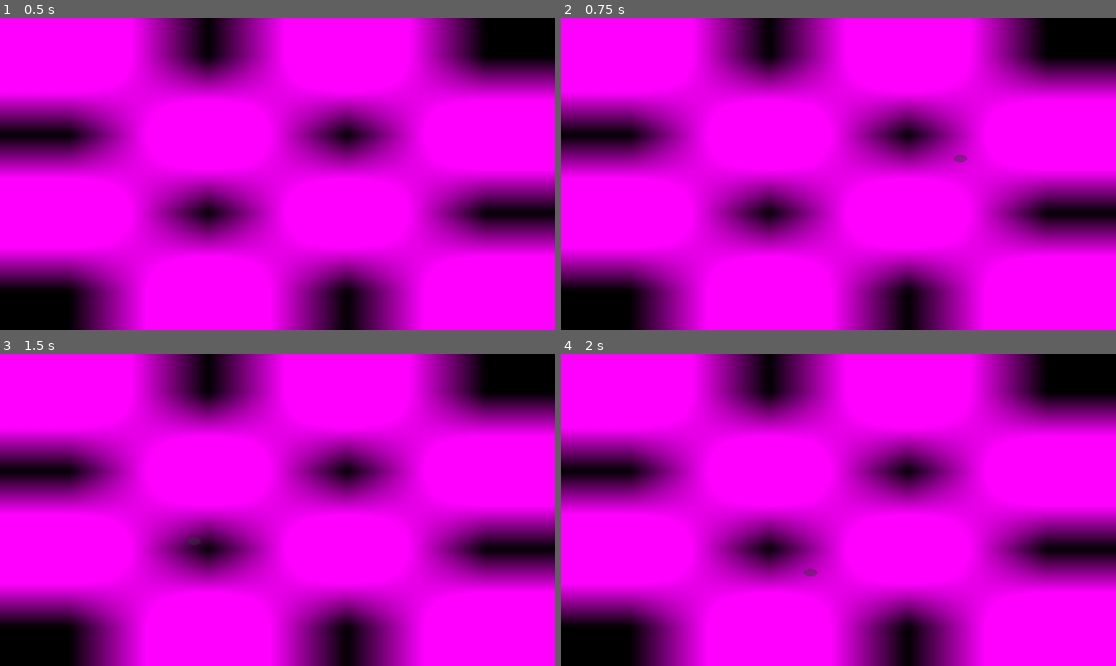
Above: before the commit, frames 1-4 (two rows, left to right).
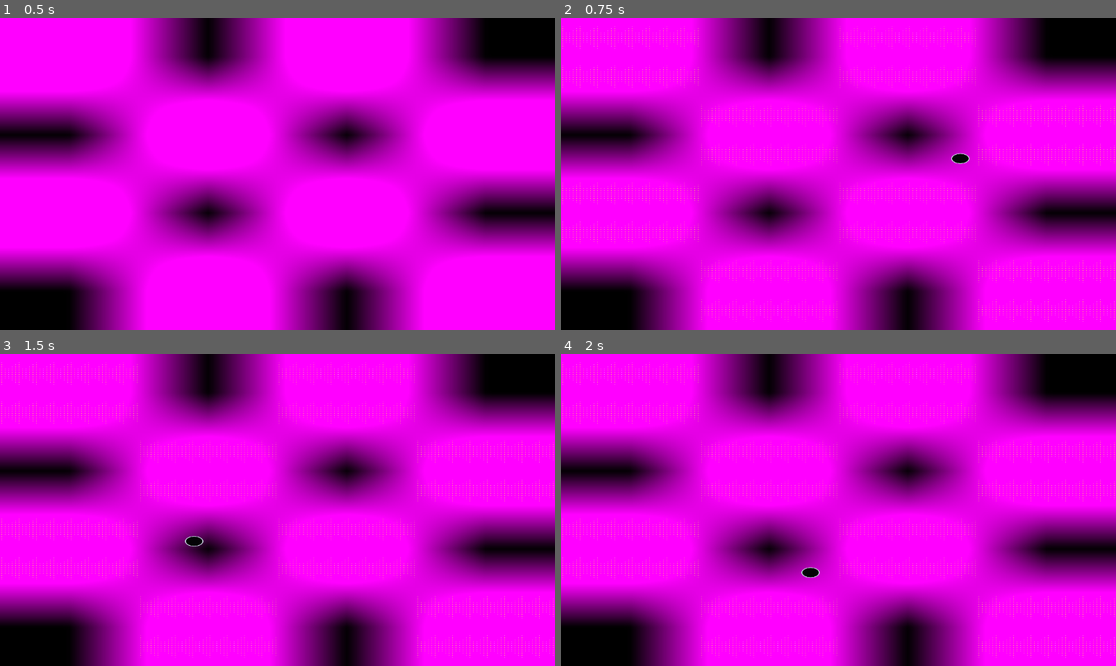
Above: after the commit, the same moments.

Repository: solaymanehimite/fluid-simulation
Game: Godot game, scene res://simulation.tscn
Same seed, same stepped clock (60 frames per second), same inputs: the game is played once before the commit and once after it.
Inputs (mouse positions are in pixels of both pictures, inside the frame that each line leads up to):
- Up to frame 1 (0.5 s): no input
- Up to frame 2 (0.75 s): tap Enter at 0.5 s; move the mouse to (960, 158) at 0.52 s; hold D from 0.53 s (still down); tap T at 0.6 s; click (960, 158) at 0.67 s
- Up to frame 3 (1.5 s): release D at 1.25 s; tap Space at 1.25 s; drag from (166, 525) to (249, 572) at 1.27 s
- Up to frame 4 (2 s): no input

Frame 1 is identical in both runs. In frame 2, 2.0% of the frame differs, in the area x 0-100%, y 2-98%; in frame 3, 2.0%; in frame 4, 2.0%.

Commit message:
Add interactive vortex test mode

Diff:
--- a/scripts/simulation.gd
+++ b/scripts/simulation.gd
@@ -11,6 +11,8 @@
 @export var enable_pressure_projection := false
 @export_range(0.0, 1.0, 0.05) var boundary_restitution := 1.0
 @export_range(0.0, 10.0, 0.1) var dye_dissipation := 0.5
+@export_range(0.5, 16.0, 0.5) var test_obstacle_radius := 2.5
+@export_range(0.0, 100.0, 0.5) var test_inflow_speed := 8.0
 
 var divergence_texture: Texture2DRD
 var velocity_texture: Texture2DRD
@@ -26,11 +28,14 @@
 var mouse_impulse := Vector2.ZERO
 var mouse_direction := Vector2.ZERO
 var mouse_is_down := false
+var vortex_test_enabled := false
 
 # These resources are accessed on Godot's render thread after initialization.
 var rd: RenderingDevice
 var injection_shader_rid: RID
 var injection_pipeline_rid: RID
+var inflow_shader_rid: RID
+var inflow_pipeline_rid: RID
 var velocity_visualize_shader_rid: RID
 var velocity_visualize_pipeline_rid: RID
 var divergence_shader_rid: RID
@@ -58,6 +63,7 @@
 var copy_input_set_rid: RID
 var copy_output_set_rid: RID
 var injection_uniform_set_rid: RID
+var inflow_uniform_set_rid: RID
 var velocity_visualize_uniform_set_rid: RID
 var divergence_texture_rid: RID
 var velocity_texture_rid: RID
@@ -94,6 +100,7 @@
 	screen_material.set_shader_parameter(&"show_arrows", arrows_enabled)
 	screen_material.set_shader_parameter(&"show_divergence", divergence_enabled)
 	_update_brush_visual()
+	_update_test_visual()
 
 	# These resources are shared with the canvas renderer, so create them on
 	# the render thread and use the main RenderingDevice.
@@ -111,15 +118,30 @@
 			if screen_material:
 				screen_material.set_shader_parameter(&"show_divergence", divergence_enabled)
 			return
+		if event.keycode == KEY_T:
+			vortex_test_enabled = not vortex_test_enabled
+			arrows_enabled = vortex_test_enabled
+			if screen_material:
+				screen_material.set_shader_parameter(&"show_arrows", arrows_enabled)
+			_update_test_visual()
+			return
 
 	if event is InputEventMouseButton:
 		if event.button_index == MOUSE_BUTTON_WHEEL_UP:
-			mouse_brush_radius = min(mouse_brush_radius + 0.5, 32.0)
-			_update_brush_visual()
+			if vortex_test_enabled:
+				test_obstacle_radius = min(test_obstacle_radius + 0.5, 16.0)
+				_update_test_visual()
+			else:
+				mouse_brush_radius = min(mouse_brush_radius + 0.5, 32.0)
+				_update_brush_visual()
 			return
 		if event.button_index == MOUSE_BUTTON_WHEEL_DOWN:
-			mouse_brush_radius = max(mouse_brush_radius - 0.5, 0.5)
-			_update_brush_visual()
+			if vortex_test_enabled:
+				test_obstacle_radius = max(test_obstacle_radius - 0.5, 0.5)
+				_update_test_visual()
+			else:
+				mouse_brush_radius = max(mouse_brush_radius - 0.5, 0.5)
+				_update_brush_visual()
 			return
 		if event.button_index == MOUSE_BUTTON_LEFT:
 			mouse_uv = _screen_to_uv(event.position)
@@ -161,9 +183,21 @@
 		return
 	screen_material.set_shader_parameter(&"brush_position", mouse_uv)
 	screen_material.set_shader_parameter(&"brush_radius", mouse_brush_radius)
-	screen_material.set_shader_parameter(&"show_brush", brush_visible)
+	screen_material.set_shader_parameter(&"show_brush", brush_visible and not vortex_test_enabled)
+
+func _update_test_visual() -> void:
+	if not screen_material:
+		return
+	screen_material.set_shader_parameter(&"obstacle_enabled", vortex_test_enabled)
+	screen_material.set_shader_parameter(&"obstacle_position", mouse_uv)
+	screen_material.set_shader_parameter(
+		&"obstacle_radius", test_obstacle_radius / float(max(width, height))
+	)
+	_update_brush_visual()
 
 func _process(delta: float) -> void:
+	if vortex_test_enabled:
+		_update_test_visual()
 	var position := mouse_grid_position
 	# Keep applying the last drag direction while the button is held. This
 	# makes the cursor act like a continuous force instead of a one-frame kick.
@@ -173,7 +207,7 @@
 	var active := mouse_is_down
 	mouse_impulse = Vector2.ZERO
 	RenderingServer.call_on_render_thread(
-		_render_process.bind(position, impulse, active, delta * advection_time_scale)
+		_render_process.bind(position, impulse, active, delta * advection_time_scale, vortex_test_enabled, mouse_uv)
 	)
 
 func _initialize_compute_code() -> void:
@@ -205,6 +239,10 @@
 	var injection_file := load("res://shaders/compute/inject_velocity.glsl") as RDShaderFile
 	injection_shader_rid = rd.shader_create_from_spirv(injection_file.get_spirv())
 	injection_pipeline_rid = rd.compute_pipeline_create(injection_shader_rid)
+
+	var inflow_file := load("res://shaders/compute/inject_inflow.glsl") as RDShaderFile
+	inflow_shader_rid = rd.shader_create_from_spirv(inflow_file.get_spirv())
+	inflow_pipeline_rid = rd.compute_pipeline_create(inflow_shader_rid)
 
 	var velocity_visualize_file := load("res://shaders/compute/velocity_visualize.glsl") as RDShaderFile
 	velocity_visualize_shader_rid = rd.shader_create_from_spirv(velocity_visualize_file.get_spirv())
@@ -269,6 +307,12 @@
 		[injection_horiz, injection_vert], injection_shader_rid, 0
 	)
 
+	var inflow_horiz := RDUniform.new()
+	inflow_horiz.uniform_type = RenderingDevice.UNIFORM_TYPE_STORAGE_BUFFER
+	inflow_horiz.binding = 0
+	inflow_horiz.add_id(horizontal_buffer)
+	inflow_uniform_set_rid = rd.uniform_set_create([inflow_horiz], inflow_shader_rid, 0)
+
 	var visual_horiz := RDUniform.new()
 	visual_horiz.uniform_type = RenderingDevice.UNIFORM_TYPE_STORAGE_BUFFER
 	visual_horiz.binding = 0
@@ -399,7 +443,10 @@
 		[pressure, horizontal, vertical], projection_shader_rid, 0
 	)
 
-func _render_process(position: Vector2, impulse: Vector2, active: bool, delta: float) -> void:
+func _render_process(
+	position: Vector2, impulse: Vector2, active: bool, delta: float,
+	test_enabled: bool, obstacle_uv: Vector2
+) -> void:
 	if not rd or not divergence_pipeline_rid.is_valid():
 		return
 
@@ -407,6 +454,12 @@
 	var boundary_constants := PackedInt32Array([width, height]).to_byte_array()
 	boundary_constants.append_array(
 		PackedFloat32Array([boundary_restitution, 0.0]).to_byte_array()
+	)
+	boundary_constants.append_array(
+		PackedFloat32Array([
+			obstacle_uv.x * width, obstacle_uv.y * height,
+			test_obstacle_radius, 1.0 if test_enabled else 0.0
+		]).to_byte_array()
 	)
 	var x_groups := (width - 1) / 8 + 1
 	var y_groups := (height - 1) / 8 + 1
@@ -438,9 +491,21 @@
 	rd.compute_list_dispatch(compute_list, advection_x_groups, advection_y_groups, 1)
 	rd.compute_list_add_barrier(compute_list)
 
-	# Pass 2: inject the held mouse direction into the velocity buffers.
+	# Test mode continuously feeds every row from the left boundary.
 	var injection_x_groups := width / 8 + 1
 	var injection_y_groups := height / 8 + 1
+	if test_enabled and inflow_pipeline_rid.is_valid():
+		var inflow_constants := PackedInt32Array([width, height]).to_byte_array()
+		inflow_constants.append_array(
+			PackedFloat32Array([test_inflow_speed, 0.0]).to_byte_array()
+		)
+		rd.compute_list_bind_compute_pipeline(compute_list, inflow_pipeline_rid)
+		rd.compute_list_bind_uniform_set(compute_list, inflow_uniform_set_rid, 0)
+		rd.compute_list_set_push_constant(compute_list, inflow_constants, 16)
+		rd.compute_list_dispatch(compute_list, injection_x_groups, injection_y_groups, 1)
+		rd.compute_list_add_barrier(compute_list)
+
+	# Pass 2: inject the held mouse direction into the velocity buffers.
 	if active and impulse.length_squared() > 0.000001 and injection_pipeline_rid.is_valid():
 		var mouse_constants := PackedFloat32Array([
 			position.x, position.y, mouse_brush_radius, mouse_max_velocity,
@@ -457,7 +522,7 @@
 	# Reflect velocities at the grid boundaries.
 	rd.compute_list_bind_compute_pipeline(compute_list, boundary_pipeline_rid)
 	rd.compute_list_bind_uniform_set(compute_list, boundary_uniform_set_rid, 0)
-	rd.compute_list_set_push_constant(compute_list, boundary_constants, 16)
+	rd.compute_list_set_push_constant(compute_list, boundary_constants, 32)
 	rd.compute_list_dispatch(compute_list, injection_x_groups, injection_y_groups, 1)
 	rd.compute_list_add_barrier(compute_list)
 
@@ -496,6 +561,21 @@
 		rd.compute_list_dispatch(compute_list, dye_x_groups, dye_y_groups, 1)
 		rd.compute_list_add_barrier(compute_list)
 
+	# In test mode, continuously paint dye at the inflow edge so vortices are visible.
+	if test_enabled and dye_inject_pipeline_rid.is_valid():
+		var inflow_dye_constants := PackedFloat32Array([
+			0.0, 0.0, 1.5, 2.0,
+			0.1, 0.55, 1.0, 0.8
+		])
+		var inflow_dye_set := dye_inject_a_set_rid if dye_is_a_current else dye_inject_b_set_rid
+		rd.compute_list_bind_compute_pipeline(compute_list, dye_inject_pipeline_rid)
+		rd.compute_list_bind_uniform_set(compute_list, inflow_dye_set, 0)
+		rd.compute_list_set_push_constant(
+			compute_list, inflow_dye_constants.to_byte_array(), inflow_dye_constants.size() * 4
+		)
+		rd.compute_list_dispatch(compute_list, dye_x_groups, dye_y_groups, 1)
+		rd.compute_list_add_barrier(compute_list)
+
 	# Pass 2: calculate divergence.
 	rd.compute_list_bind_compute_pipeline(compute_list, divergence_pipeline_rid)
 	rd.compute_list_bind_uniform_set(compute_list, divergence_uniform_set_rid, 0)
@@ -530,7 +610,7 @@
 		# Re-apply reflective boundaries after pressure projection.
 		rd.compute_list_bind_compute_pipeline(compute_list, boundary_pipeline_rid)
 		rd.compute_list_bind_uniform_set(compute_list, boundary_uniform_set_rid, 0)
-		rd.compute_list_set_push_constant(compute_list, boundary_constants, 16)
+		rd.compute_list_set_push_constant(compute_list, boundary_constants, 32)
 		rd.compute_list_dispatch(compute_list, injection_x_groups, injection_y_groups, 1)
 		rd.compute_list_add_barrier(compute_list)
 
@@ -593,17 +673,17 @@
 		dye_velocity_set_rid, dye_a_to_b_input_set_rid, dye_a_to_b_output_set_rid,
 		dye_b_to_a_input_set_rid, dye_b_to_a_output_set_rid,
 		dye_inject_a_set_rid, dye_inject_b_set_rid,
-		boundary_uniform_set_rid,
+		boundary_uniform_set_rid, inflow_uniform_set_rid,
 		horizontal_buffer, vertical_buffer, horizontal_scratch_buffer, vertical_scratch_buffer,
 		divergence_texture_rid, velocity_texture_rid, dye_texture_a_rid, dye_texture_b_rid,
 		pressure_texture_a_rid, pressure_texture_b_rid,
 		dye_advect_pipeline_rid, dye_inject_pipeline_rid, boundary_pipeline_rid,
 		advect_pipeline_rid, copy_pipeline_rid,
-		velocity_visualize_pipeline_rid, injection_pipeline_rid, divergence_pipeline_rid,
+		velocity_visualize_pipeline_rid, injection_pipeline_rid, inflow_pipeline_rid, divergence_pipeline_rid,
 		pressure_pipeline_rid, projection_pipeline_rid,
 		dye_advect_shader_rid, dye_inject_shader_rid, boundary_shader_rid,
 		advect_shader_rid, copy_shader_rid,
-		velocity_visualize_shader_rid, injection_shader_rid, divergence_shader_rid,
+		velocity_visualize_shader_rid, injection_shader_rid, inflow_shader_rid, divergence_shader_rid,
 		pressure_shader_rid, projection_shader_rid
 	]:
 		if resource.is_valid():
--- a/shaders/navier_stokes.gdshader
+++ b/shaders/navier_stokes.gdshader
@@ -13,6 +13,9 @@
 uniform bool bloom_enabled = true;
 uniform float bloom_strength = 0.8;
 uniform float bloom_radius = 2.0;
+uniform bool obstacle_enabled = false;
+uniform vec2 obstacle_position = vec2(0.5, 0.5);
+uniform float obstacle_radius = 0.15;
 
 void fragment() {
     float divergence = texture(divergence_texture, UV).r;
@@ -44,6 +47,14 @@
             }
         }
         background += glow / total_weight * bloom_strength;
+    }
+
+    if (obstacle_enabled) {
+        float obstacle_distance = length((UV - obstacle_position) * grid_size);
+        float obstacle_fill = 1.0 - smoothstep(obstacle_radius * max(grid_size.x, grid_size.y) - 0.15, obstacle_radius * max(grid_size.x, grid_size.y), obstacle_distance);
+        float obstacle_edge = 1.0 - smoothstep(0.08, 0.2, abs(obstacle_distance - obstacle_radius * max(grid_size.x, grid_size.y)));
+        background = mix(background, vec3(0.015, 0.018, 0.025), obstacle_fill);
+        background = mix(background, vec3(0.8, 0.85, 0.9), obstacle_edge);
     }
 
     if (show_arrows) {
--- a/simulation.tscn
+++ b/simulation.tscn
@@ -24,6 +24,9 @@
 shader_parameter/bloom_enabled = true
 shader_parameter/bloom_strength = 0.8
 shader_parameter/bloom_radius = 2.0
+shader_parameter/obstacle_enabled = false
+shader_parameter/obstacle_position = Vector2(0.5, 0.5)
+shader_parameter/obstacle_radius = 0.15
 
 [sub_resource type="PlaceholderTexture2D" id="PlaceholderTexture2D_pv5co"]
 
@@ -41,7 +44,8 @@
 mouse_max_velocity = 20.1
 advection_time_scale = 2.0
 enable_pressure_projection = true
-dye_dissipation = 0.1
+dye_dissipation = 1.0
+test_inflow_speed = 100.0
 
 [node name="PanelContainer" type="PanelContainer" parent="." unique_id=1307574083]
 layout_mode = 1
Not shown, changed: shaders/compute/boundary_velocity.glsl
Not shown, changed: shaders/compute/inject_dye.glsl
Not shown, added: shaders/compute/inject_inflow.glsl
Not shown, added: shaders/compute/inject_inflow.glsl.import
